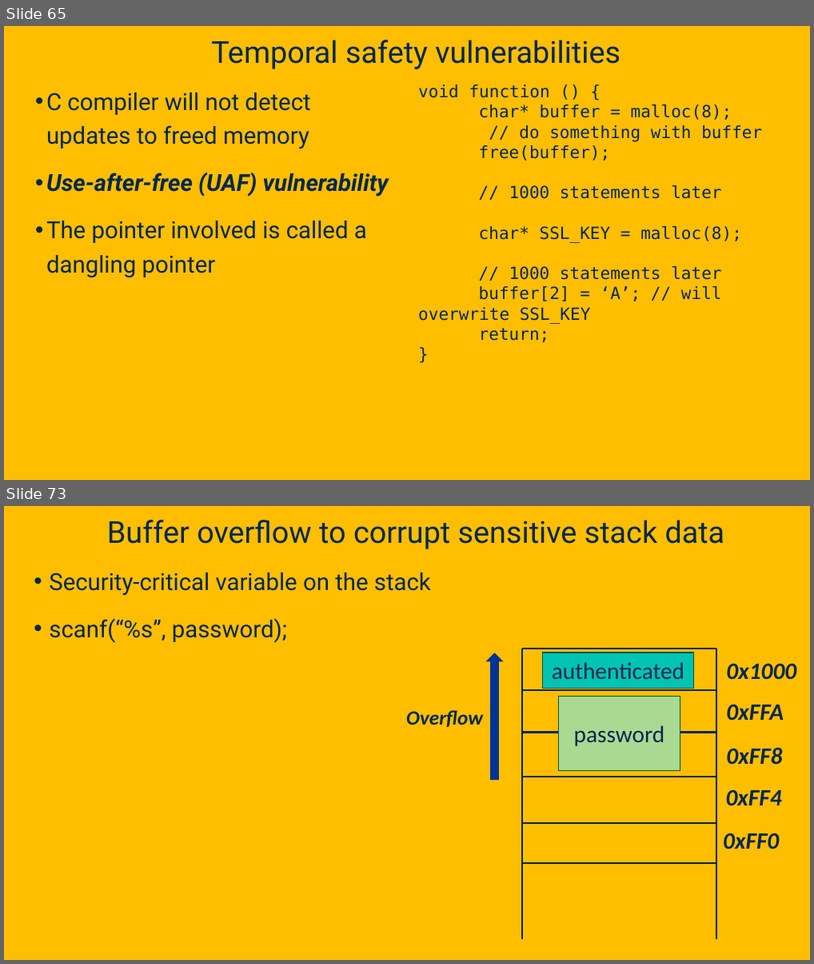
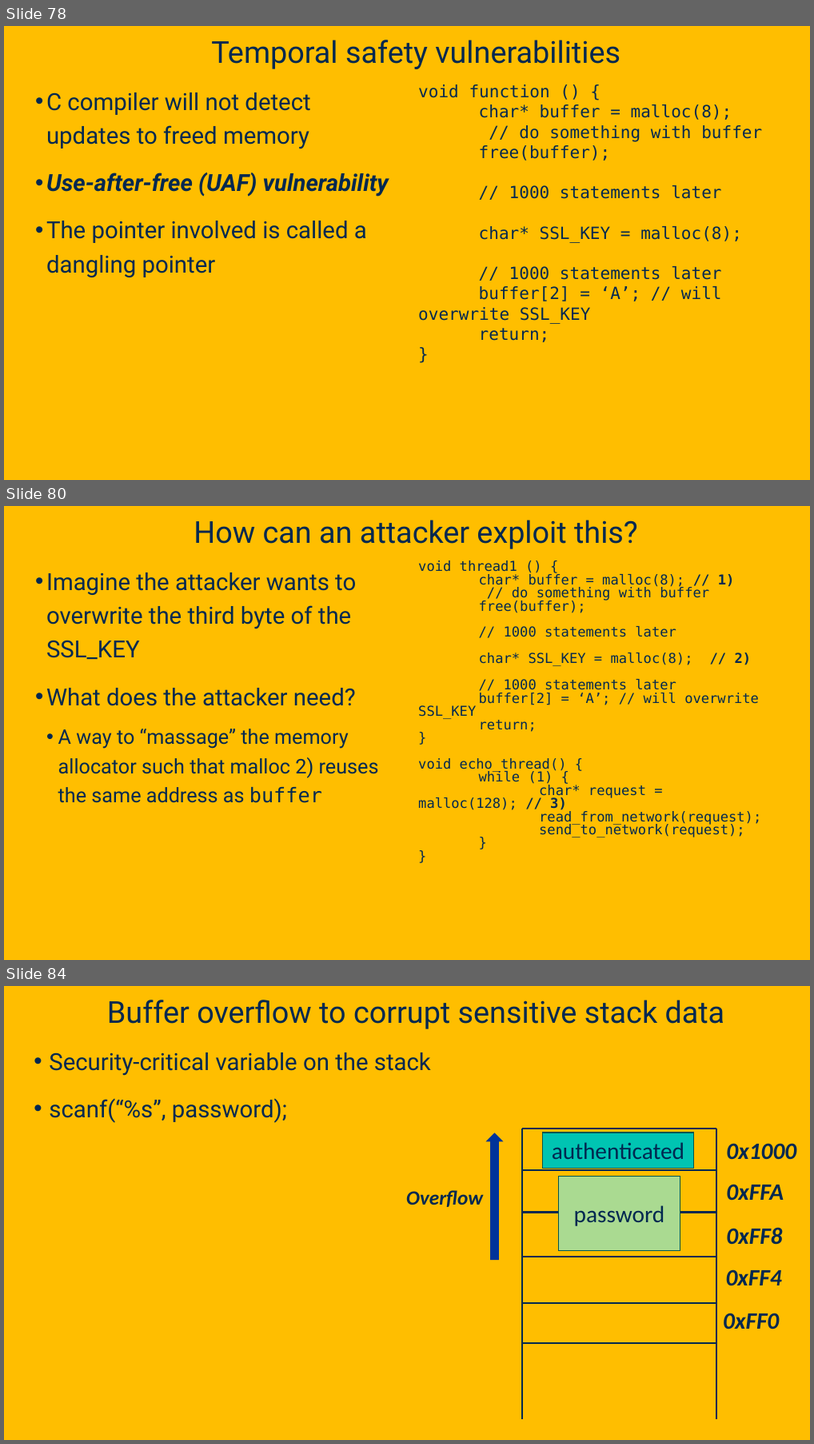
Before and after one commit to davsec-teaching/ecs160-f25, a slide deck: slides/9_software_security.pptx. Shown one above the other, each under a label of ours: slides 65 and 73 before the commit, slides 78, 80 and 84 after it; the slides between them are not shown. The pictures are 814x964 and 814x1444 pixels, drawn with LibreOffice and Linux fonts; fonts in the diff are those of the drawing; background and template pictures are left out. Boxes give left, top, right and bottom in pixels: in the first picture for what was removed or moved away, otherwise in the second. Text is boxed around its words. In the diff, an @@ line names an element or a change of style, - is before the commit and + after.

```diff
--- a/slides/9_software_security.pptx
+++ b/slides/9_software_security.pptx
@@ slide 80 added at (x1=4, y1=506, x2=810, y2=960), background picture (left out) @@
@@ title added at (x1=194, y1=520, x2=638, y2=549), 36 pt, text #022850 @@
+How can an attacker exploit this?
@@ text added at (x1=46, y1=572, x2=379, y2=803), 28 pt, text #022850 @@
+• Imagine the attacker wants to overwrite the third byte of the SSL_KEY
+• What does the attacker need?
+  • A way to “massage” the memory allocator such that malloc 2) reuses the same address as buffer
@@ text added at (x1=418, y1=560, x2=762, y2=837), 16.3 pt, text #022850 @@
+void thread1 () {
+char* buffer = malloc(8); // 1)
+// do something with buffer
+free(buffer);
+// 1000 statements later
+char* SSL_KEY = malloc(8); // 2)
+// 1000 statements later
+buffer[2] = ‘A’; // will overwrite SSL_KEY
+return;
+}
+void echo_thread() {
+while (1) {
+char* request = malloc(128); // 3)
+read_from_network(request);
+send_to_network(request);
+}
+}
@@ what was slide 65 is now slide 78 @@
@@ what was slide 73 is now slide 84 @@
```
Also in this commit, not shown: 6 slides changed, 23 other slides added, 3 slides removed.
